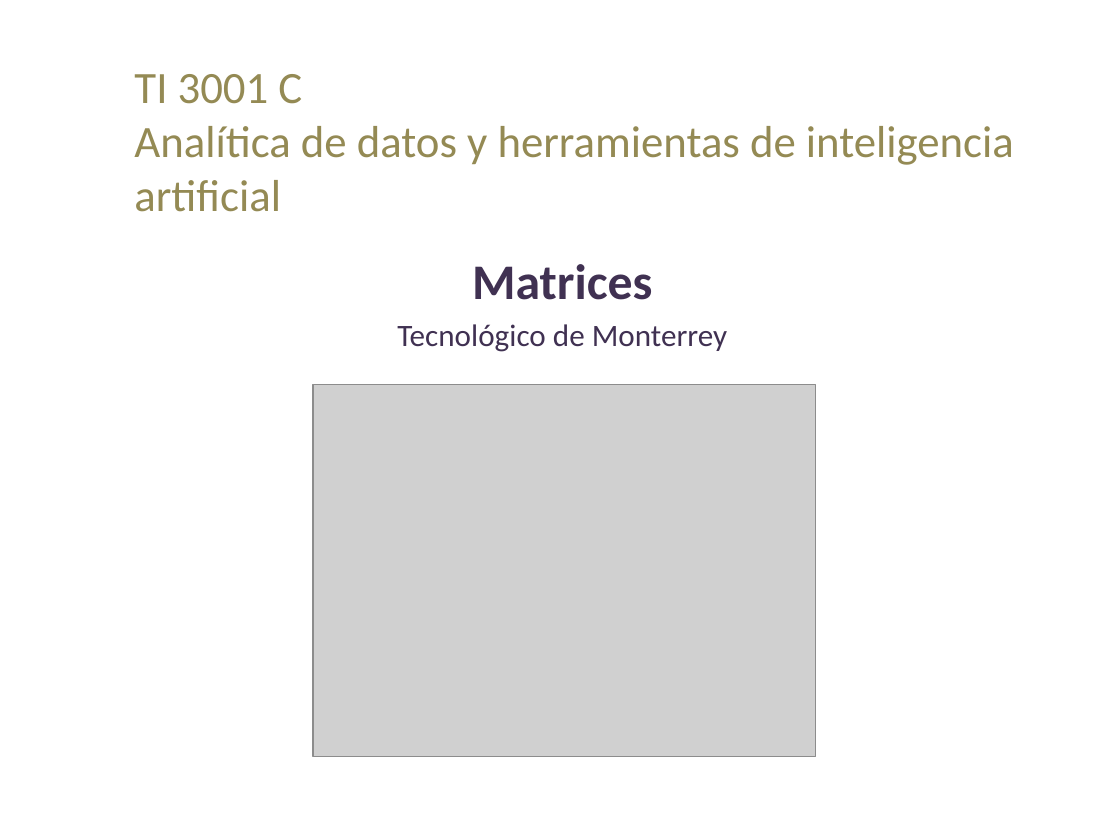
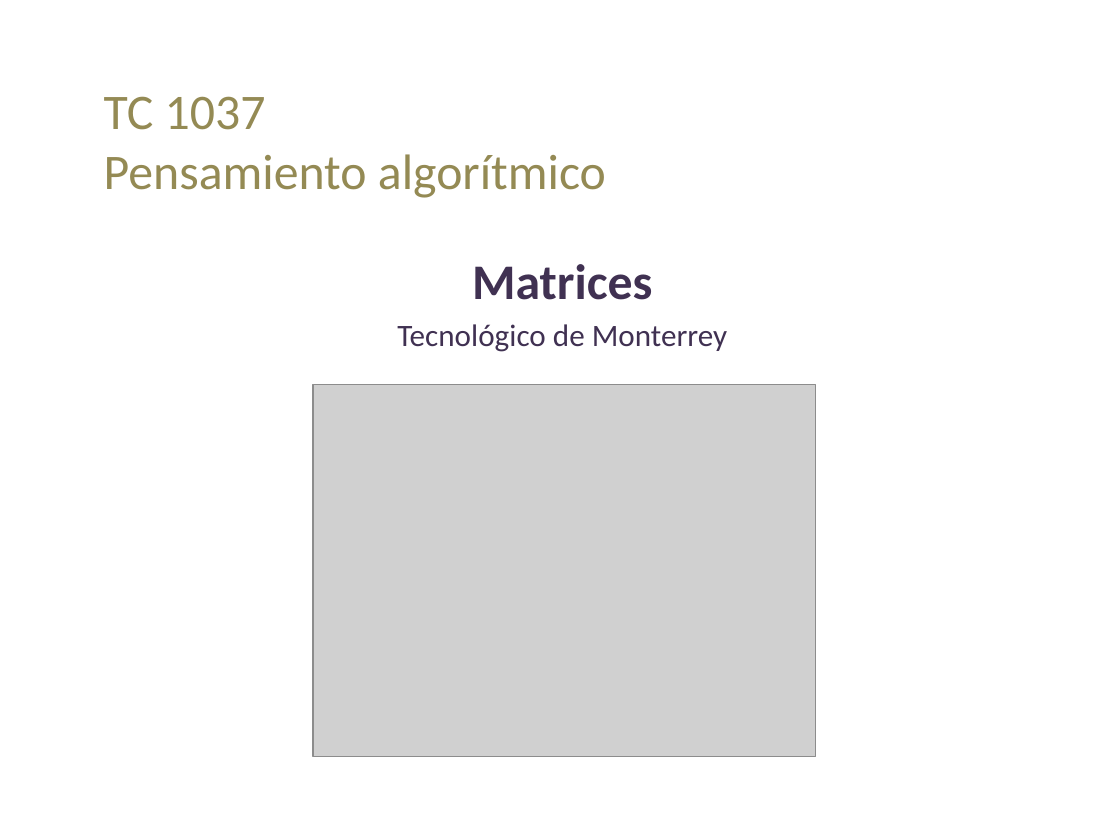
Before and after one commit to lizetheP/PensamientoC, a slide deck: slide 1 of CalendarioAgo2026/presentaciones/10_Matrices.pptx. Drawn at 1120x840 pixels with LibreOffice and Linux fonts; fonts in the diff are those of the drawing; grey boxes stand for pictures. Boxes give left, top, right and bottom in pixels: in the first picture for what was removed or moved away, otherwise in the second. Text is boxed around its words. In the diff, an @@ line names an element or a change of style, - is before the commit and + after.

```diff
--- a/CalendarioAgo2026/presentaciones/10_Matrices.pptx
+++ b/CalendarioAgo2026/presentaciones/10_Matrices.pptx
@@ title removed at [134, 74, 1014, 212] @@
-TI 3001 C
-Analítica de datos y herramientas de inteligencia artificial
@@ text added at [104, 96, 606, 198], 32 pt, text #948A54 @@
+TC 1037
+Pensamiento algorítmico
```
Also in this commit, not shown: 1 other slide changed, 6 slides removed, 15 other files.
